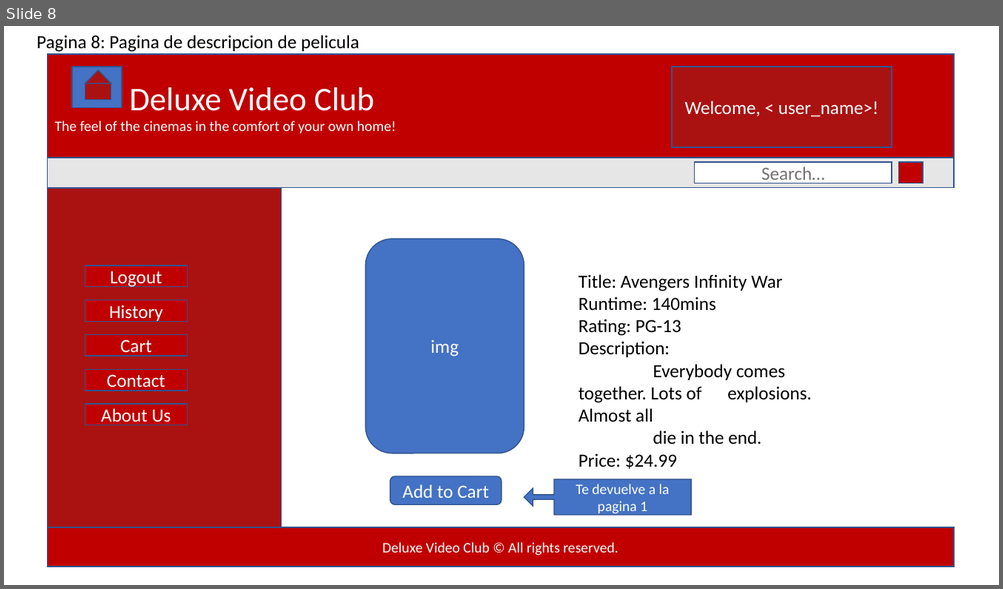
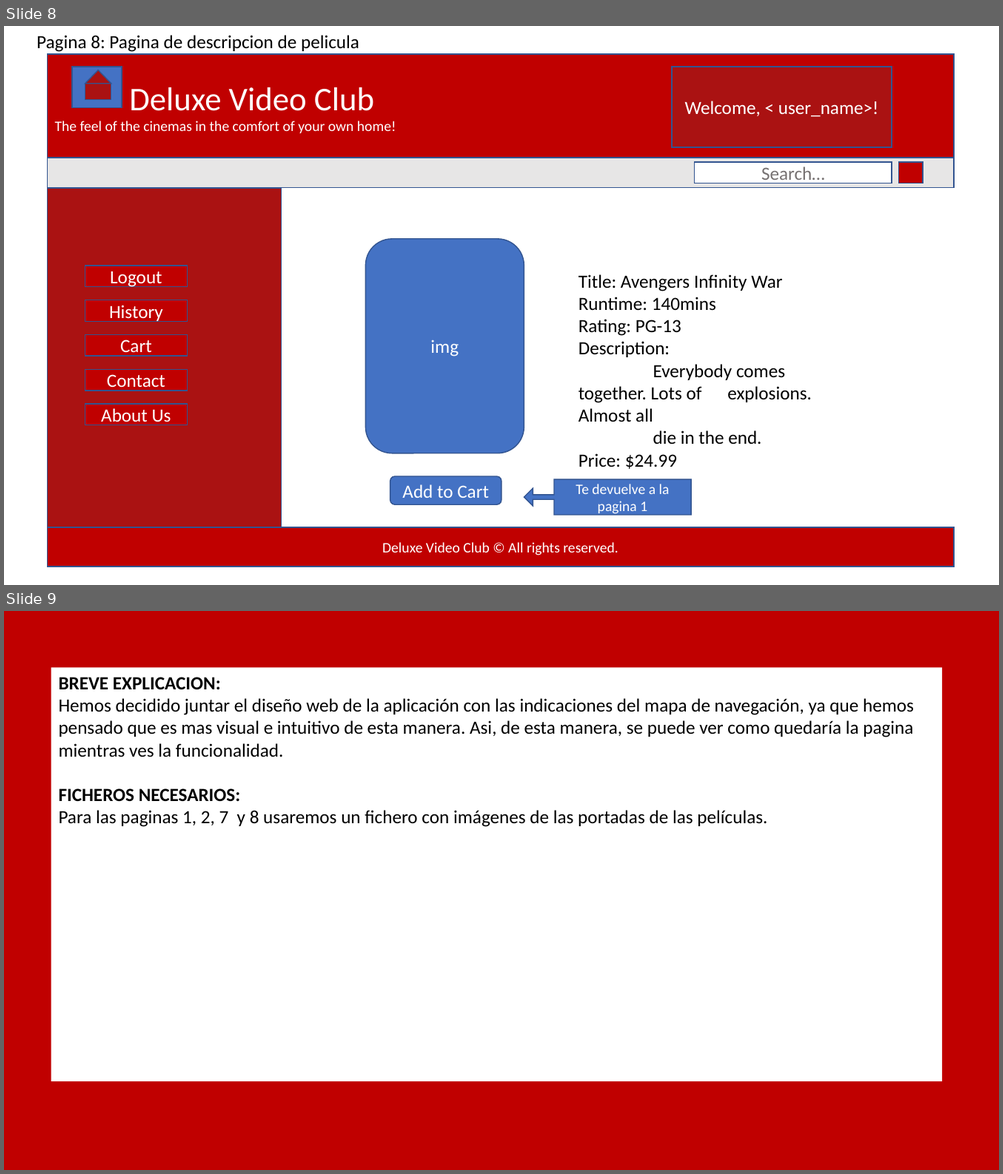
Before and after one commit to rtemis/1311_Hadeed_Gonzalez_p1, a slide deck: Entrega parcial si.pptx. Shown one above the other, each under a label of ours: slide 8 before the commit, slides 8 and 9 after it. The pictures are 1003x589 and 1003x1174 pixels, drawn with LibreOffice and Linux fonts; fonts in the diff are those of the drawing. Boxes give left, top, right and bottom in pixels: in the first picture for what was removed or moved away, otherwise in the second. Text is boxed around its words. In the diff, an @@ line names an element or a change of style, - is before the commit and + after.

Commit message:
Cambiando el power point

```diff
--- a/Entrega parcial si.pptx
+++ b/Entrega parcial si.pptx
@@ slide 9 added at (4,611,999,1170), background #C00000 @@
@@ rectangle added at (51,668,942,1082), fill #FFFFFF, 18 pt, text #000000 @@
+BREVE EXPLICACION:
+Hemos decidido juntar el diseño web de la aplicación con las indicaciones del mapa de navegación, ya que hemos pensado que es mas visual e intuitivo de esta manera. Asi, de esta manera, se puede ver como quedaría la pagina mientras ves la funcionalidad.
+FICHEROS NECESARIOS:
+Para las paginas 1, 2, 7 y 8 usaremos un fichero con imágenes de las portadas de las películas.
```
